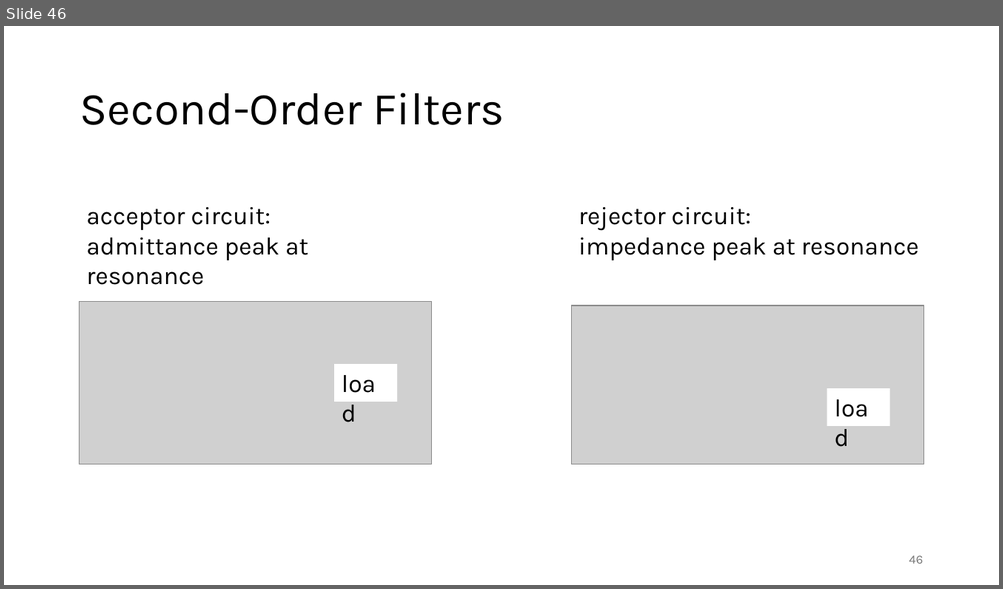
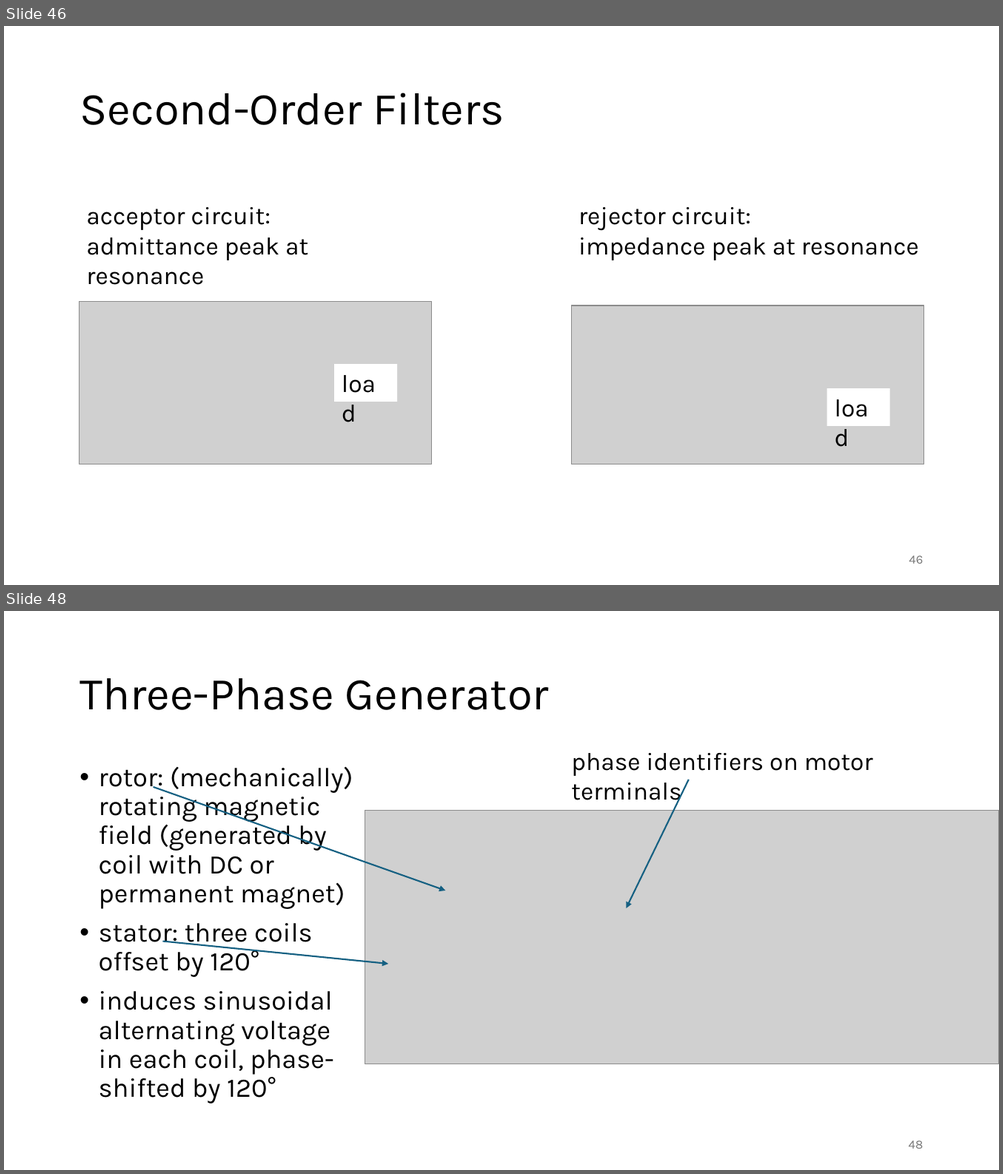
Before and after one commit to FelixWick/intro_electrical_eng, a slide deck: slides/4_ACtech.pptx. Shown one above the other, each under a label of ours: slide 46 before the commit, slides 46 and 48 after it; the slides between them are not shown. The pictures are 1003x589 and 1003x1174 pixels, drawn with LibreOffice and Linux fonts; fonts in the diff are those of the drawing; grey boxes stand for pictures. Boxes give left, top, right and bottom in pixels: in the first picture for what was removed or moved away, otherwise in the second. Text is boxed around its words. In the diff, an @@ line names an element or a change of style, - is before the commit and + after.

Commit message:
three-phase circuits

```diff
--- a/slides/4_ACtech.pptx
+++ b/slides/4_ACtech.pptx
@@ slide 48 added at bbox=[4, 611, 999, 1170], background #FFFFFF @@
@@ title added at bbox=[79, 678, 549, 710], 44 pt, text #000000 @@
+Three-Phase Generator
@@ text added at bbox=[571, 753, 873, 806], 24 pt, text #000000 @@
+phase identifiers on motor terminals
@@ text added at bbox=[99, 766, 353, 1104], 25.9 pt, text #000000 @@
+• rotor: (mechanically) rotating magnetic field (generated by coil with DC or permanent magnet)
+• stator: three coils offset by 120°
+• induces sinusoidal alternating voltage in each coil, phase-shifted by 120°
@@ arrow added from (153, 787) to (446, 891), #156082 1.5 pt @@
@@ arrow added from (688, 780) to (626, 908), #156082 1.5 pt @@
@@ picture added at bbox=[364, 810, 999, 1065] @@
@@ arrow added from (163, 942) to (388, 964), #156082 1.5 pt @@
@@ page number added at bbox=[908, 1141, 923, 1149], 12 pt, text #797979 @@
+48
```
Also in this commit, not shown: 1 slide changed, 6 other slides added, 1 other file.
